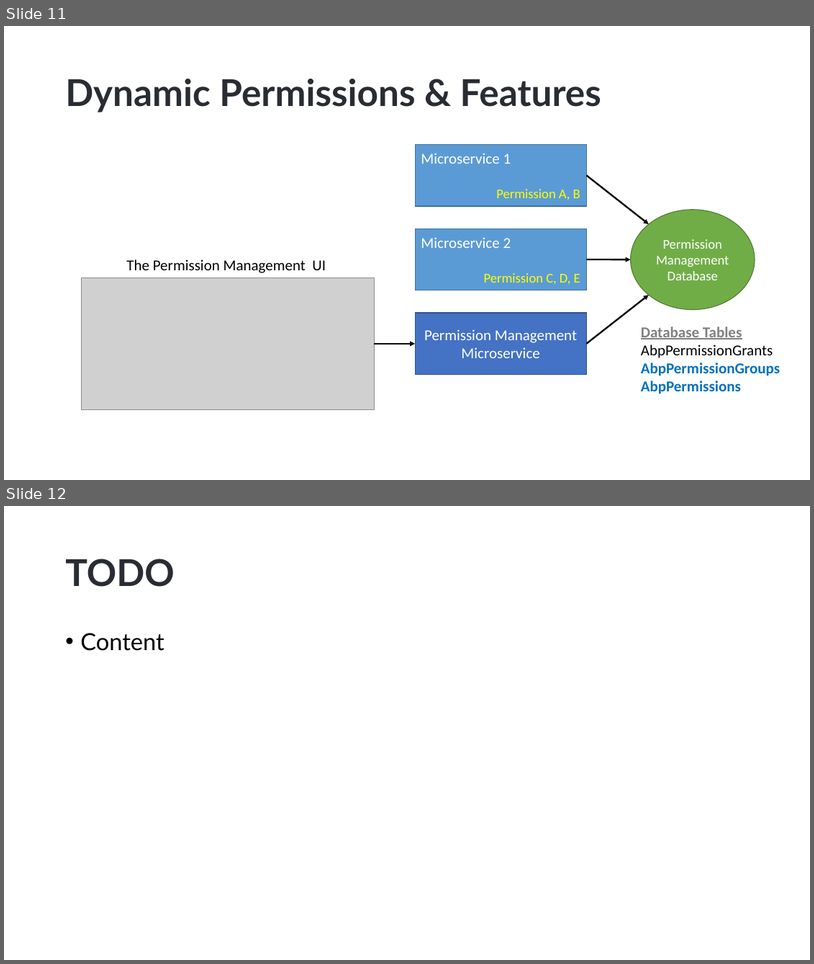
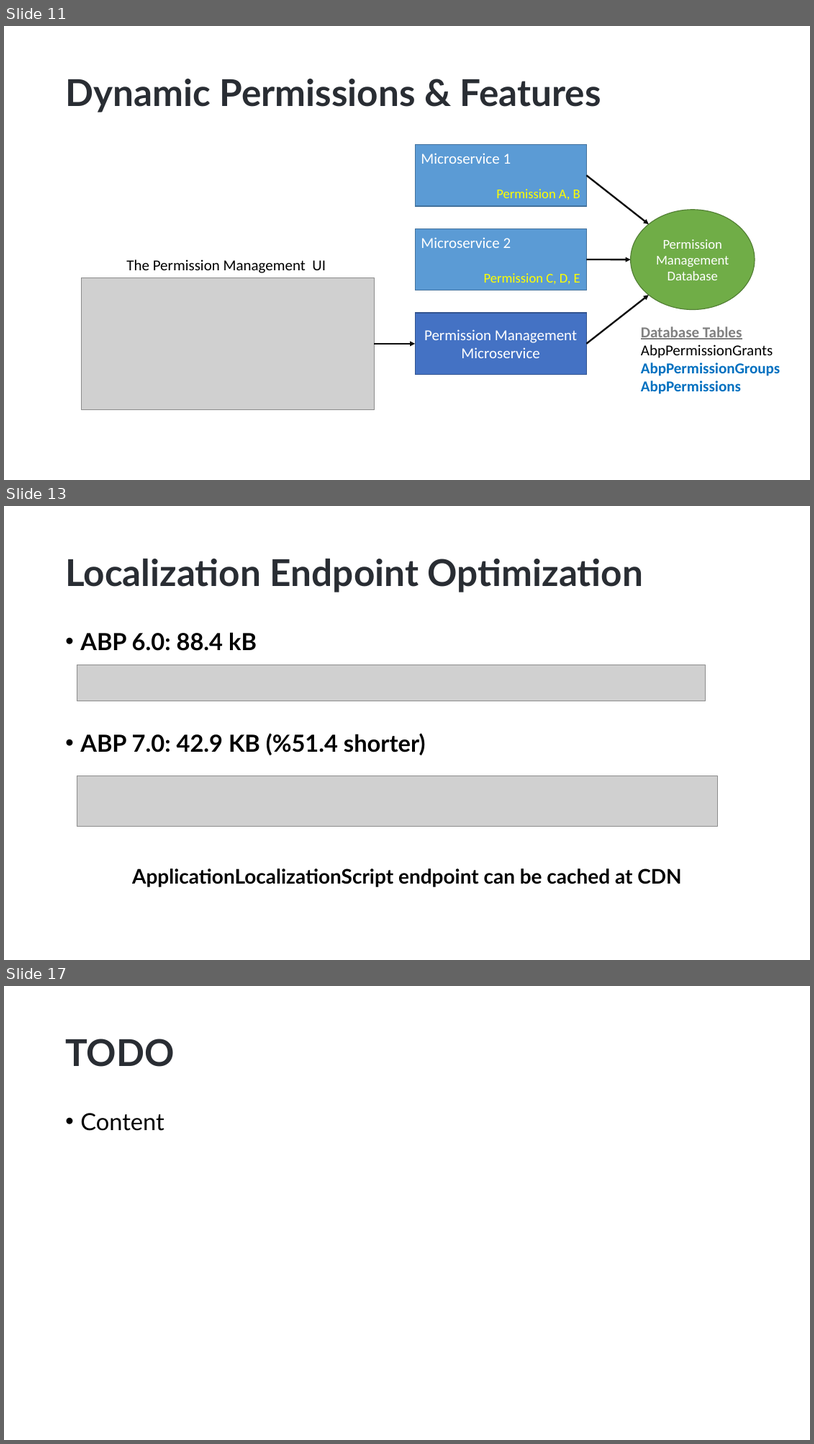
Before and after one commit to hikalkan/presentations, a slide deck: 2022-11-24 ABP Community Talks 2022.9/ABP-7-News.pptx. Shown one above the other, each under a label of ours: slides 11 and 12 before the commit, slides 11, 13 and 17 after it; the slides between them are not shown. The pictures are 814x964 and 814x1444 pixels, drawn with LibreOffice and Linux fonts; fonts in the diff are those of the drawing; grey boxes stand for pictures; background and template pictures are left out. Boxes give left, top, right and bottom in pixels: in the first picture for what was removed or moved away, otherwise in the second. Text is boxed around its words. In the diff, an @@ line names an element or a change of style, - is before the commit and + after.

```diff
--- a/2022-11-24 ABP Community Talks 2022.9/ABP-7-News.pptx
+++ b/2022-11-24 ABP Community Talks 2022.9/ABP-7-News.pptx
@@ slide 13 added at (4, 506, 810, 960), background picture (left out) @@
@@ title added at (65, 559, 644, 592), 44 pt, text #292D33, bold @@
+Localization Endpoint Optimization
@@ text added at (80, 632, 682, 887), 24 pt, text #000000, bold @@
+• ABP 6.0: 88.4 kB
+• ABP 7.0: 42.9 KB (%51.4 shorter)
+ApplicationLocalizationScript endpoint can be cached at CDN
@@ picture added at (77, 664, 706, 701) @@
@@ picture added at (77, 776, 718, 826) @@
@@ what was slide 12 is now slide 17 @@
```
Also in this commit, not shown: 1 slide changed, 9 other slides added.
